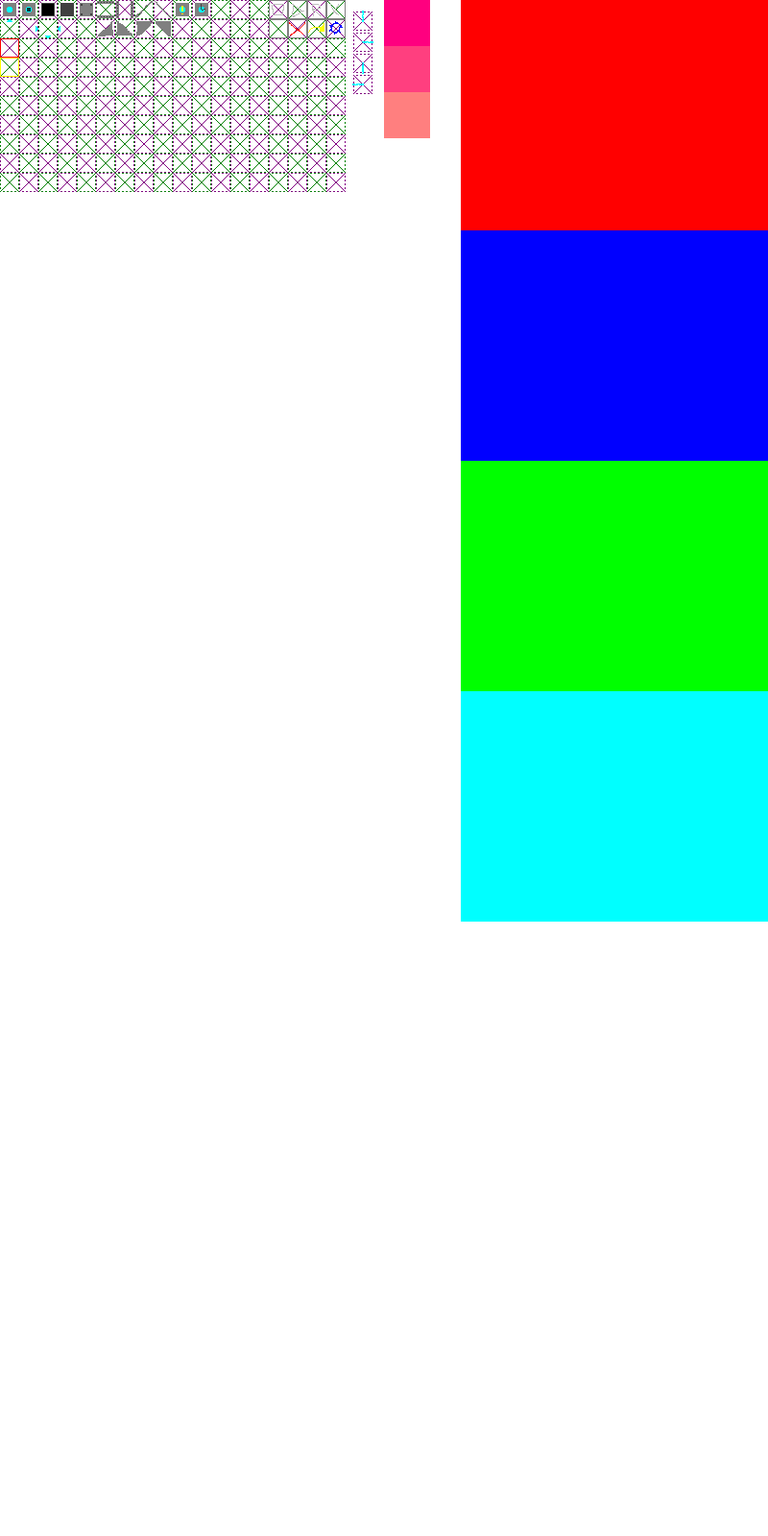
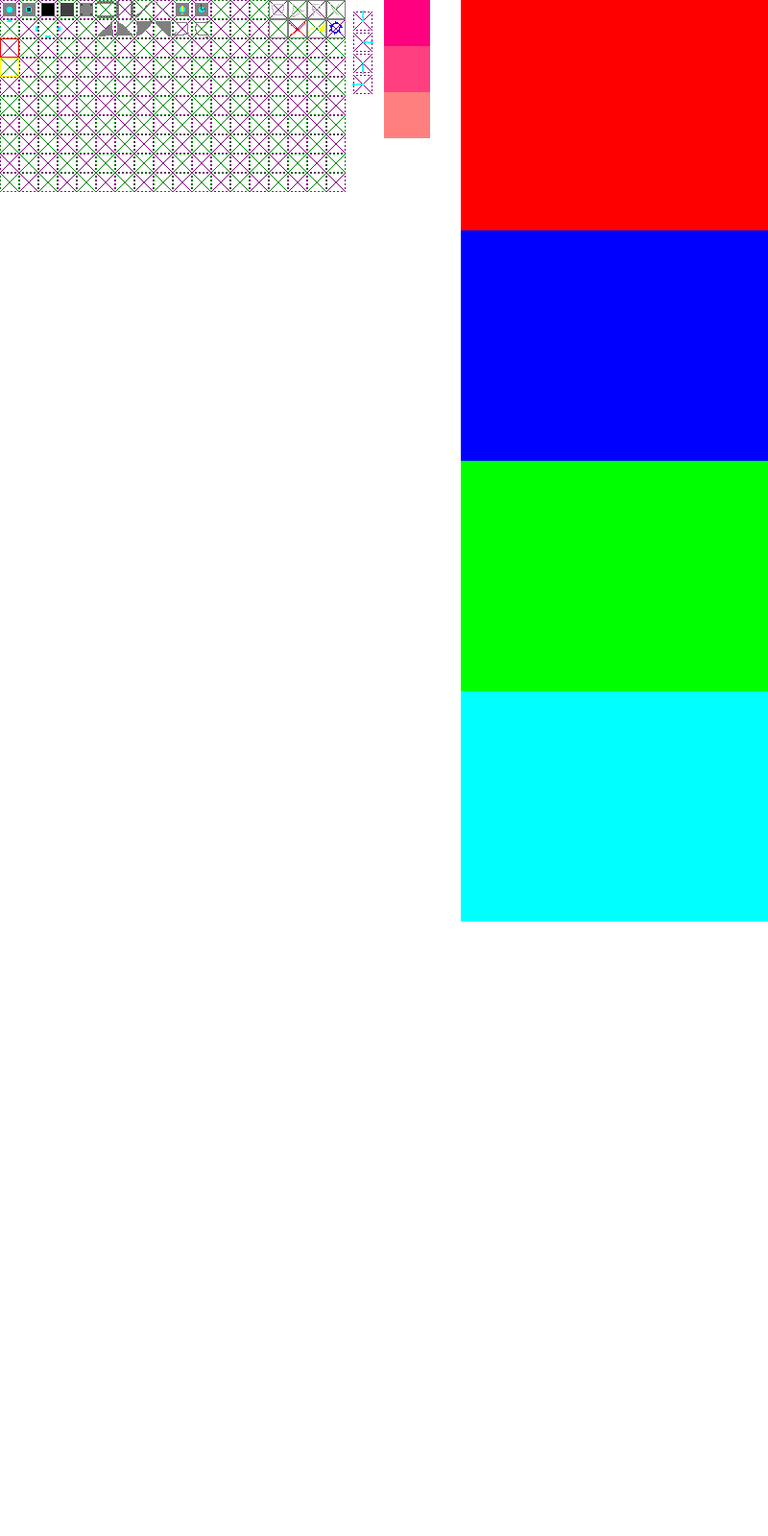
Comparing the layer stacks of the two w=768, h=1536 images. Changes:
painted on "stuff" over [173, 21, 210, 39]
